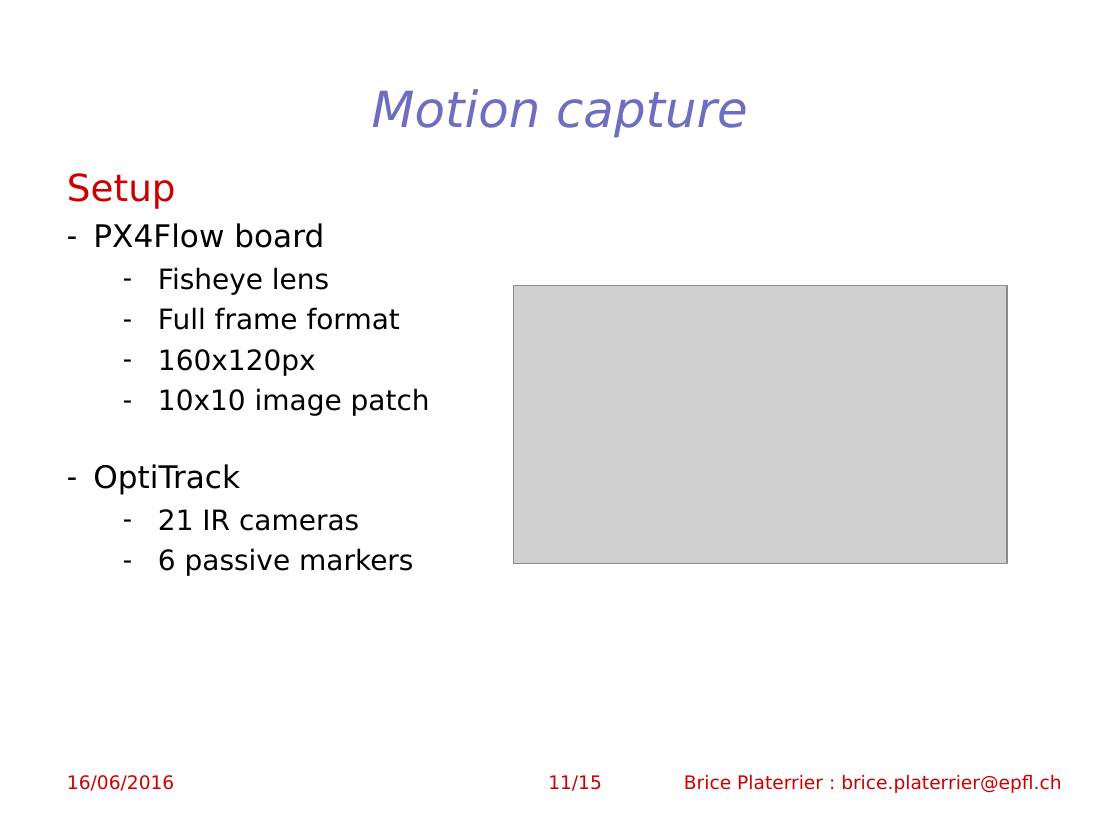
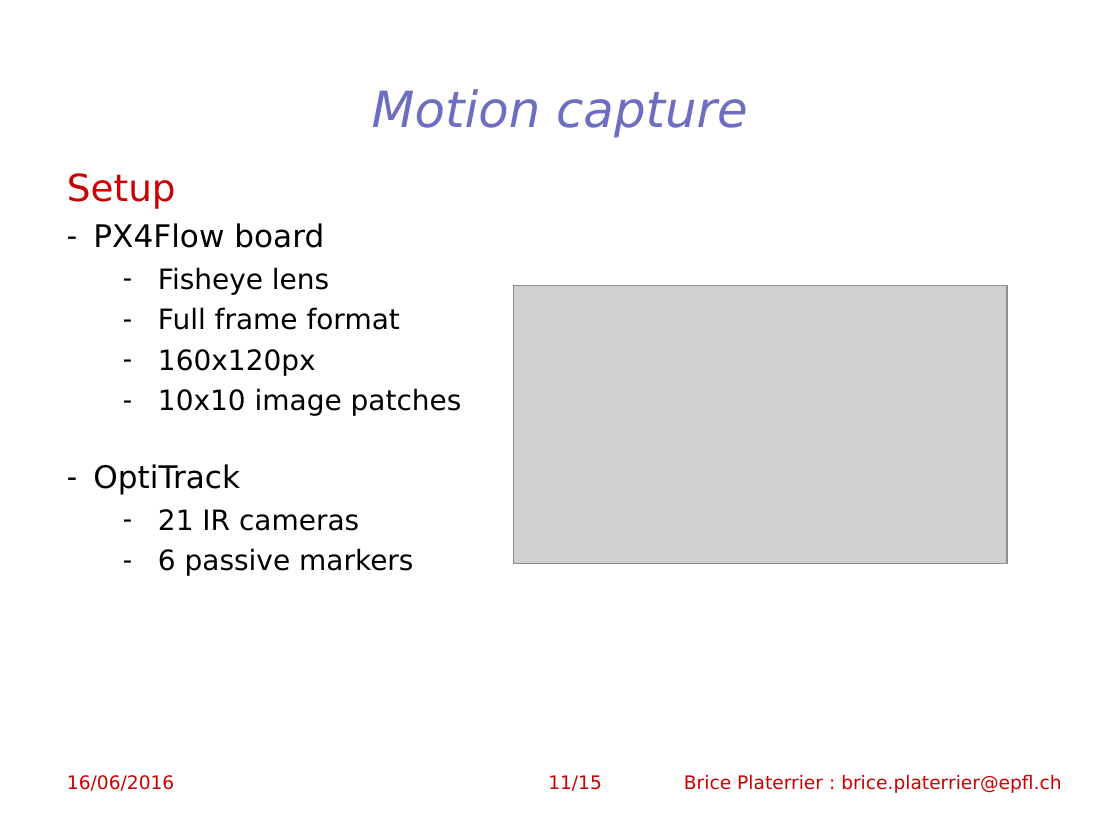
Before and after one commit to lis-epfl/Flow, a slide deck: slide 11 of presentation/lis_final_presentation.ppt. Drawn at 1120x840 pixels with LibreOffice and Linux fonts; fonts in the diff are those of the drawing; grey boxes stand for pictures; background and template pictures are left out. Boxes give left, top, right and bottom in pixels: in the first picture for what was removed or moved away, otherwise in the second. Text is boxed around its words. In the diff, an @@ line names an element or a change of style, - is before the commit and + after.

```diff
--- a/presentation/lis_final_presentation.ppt
+++ b/presentation/lis_final_presentation.ppt
@@ text at <box>158,388,462,416</box>: text changed @@
-  – 10x10 image patch
+  – 10x10 image patches
```
Also in this commit, not shown: 5 other slides changed, 2 slides added, 2 other files.
